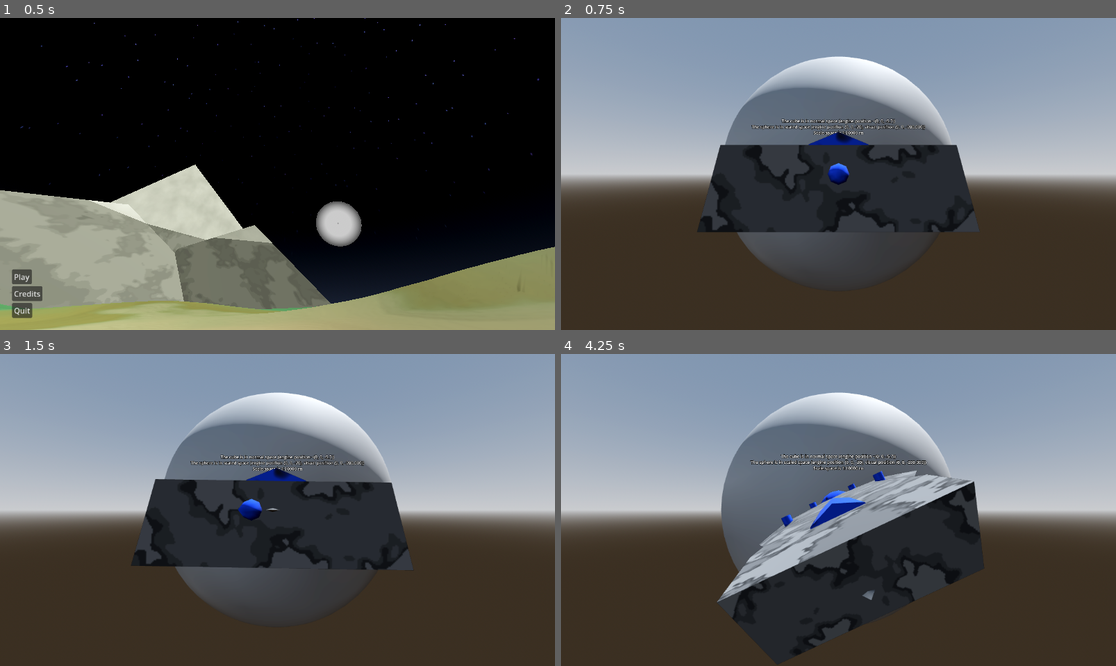
Above: before the commit, frames 1-4 (two rows, left to right).
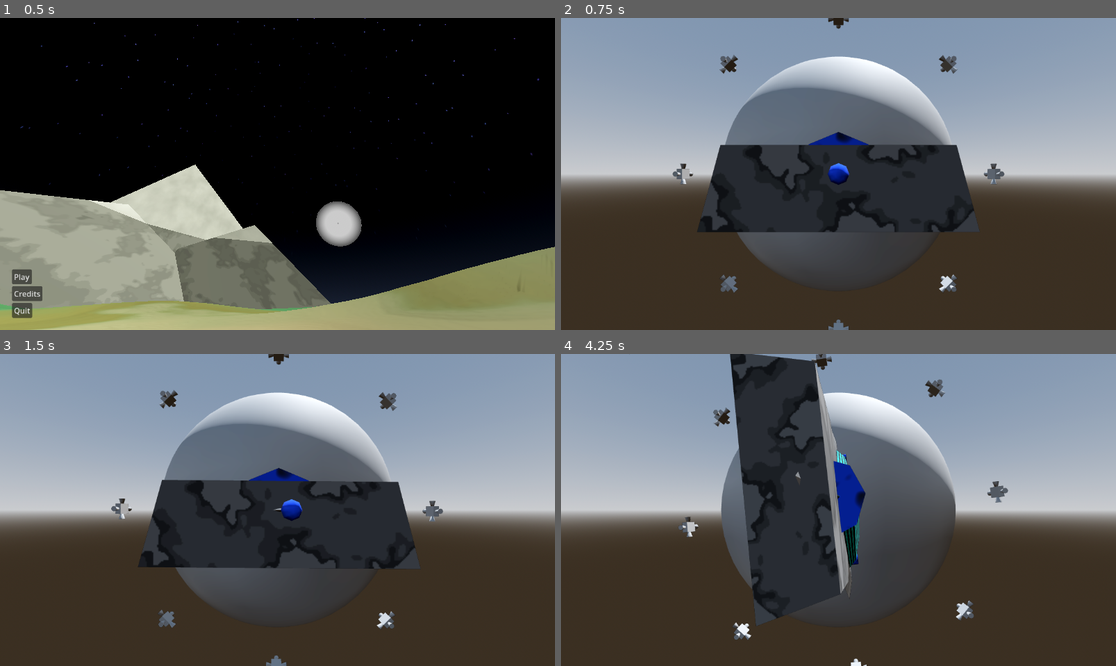
Above: after the commit, the same moments.

Repository: Ortley/black-hole-stars
Game: Godot game, scene res://scene/init.tscn
Two runs of this game, one before a commit and one after it. Both use one fixed random seed, a clock stepped at 60 frames per second and the inputs below.
Inputs (mouse positions are in pixels of both pictures, inside the frame that each line leads up to):
- Up to frame 1 (0.5 s): no input
- Up to frame 2 (0.75 s): click "Play" at 0.5 s
- Up to frame 3 (1.5 s): tap Enter at 1.25 s; move the mouse to (399, 494) at 1.27 s; hold E (roll_right) from 1.28 s (still down); tap A (test_cam_left) at 1.35 s; click (399, 494) at 1.42 s
- Up to frame 4 (4.25 s): tap D (test_cam_right) at 1.55, 2.1 s; move the mouse to (727, 525) at 2.02 s; release E (roll_right) at 2.03 s; hold Down 2.03-2.78 s; tap Ctrl (throttle_decrease) at 2.3, 2.85 s; move the mouse to (894, 441) at 2.77 s; hold E (roll_right) 2.78-3.53 s; tap Shift (throttle_increase) at 3.05, 3.6 s; move the mouse to (810, 572) at 3.52 s; hold Up from 3.53 s (still down); click (810, 572) at 3.67 s; tap A (test_cam_left) at 3.8 s

Frame 1 is identical in both runs. In frame 2, 1.4% of the frame differs, in the area x 20-80%, y 0-100%; in frame 3, 3.9%; in frame 4, 21%, in the area x 21-81%, y 0-100%.

Commit message:
Fix incorrect tracking of nested nodes

Diff:
--- /dev/null
+++ b/res/parts/rcs/orth-4-horn.tscn
@@ -0,0 +1,73 @@
+[gd_scene format=3 uid="uid://cipis777hf8e7"]
+
+[ext_resource type="Script" uid="uid://ci2c07u5enlda" path="res://script/class/rcs.gd" id="1_0keao"]
+
+[node name="Orth4Horn" type="Node3D" unique_id=1681106376]
+
+[node name="CSGBox3D" type="CSGBox3D" parent="." unique_id=287611412]
+transform = Transform3D(1, 0, 0, 0, 1, 0, 0, 0, 1, 0, 0.049999997, 0)
+layers = 2
+size = Vector3(0.2, 0.1, 0.2)
+
+[node name="Node3D" type="Node3D" parent="." unique_id=533395017]
+transform = Transform3D(-4.371139e-08, 0, -1, 0, 1, 0, 1, 0, -4.371139e-08, 0, 0, 0)
+
+[node name="CSGCylinder3D" type="CSGCylinder3D" parent="Node3D" unique_id=373864234]
+transform = Transform3D(-4.371139e-08, -1, 0, 1, -4.371139e-08, 0, 0, 0, 1, 0.1, 0.05, 0)
+layers = 2
+radius = 0.05
+height = 0.2
+cone = true
+
+[node name="Node3D2" type="Node3D" parent="." unique_id=1885840678]
+transform = Transform3D(1.3113416e-07, 0, 1, 0, 1, 0, -1, 0, 1.3113416e-07, 0, 0, 0)
+
+[node name="CSGCylinder3D" type="CSGCylinder3D" parent="Node3D2" unique_id=745823298]
+transform = Transform3D(-4.371139e-08, -1, 0, 1, -4.371139e-08, 0, 0, 0, 1, 0.1, 0.05, 0)
+layers = 2
+radius = 0.05
+height = 0.2
+cone = true
+
+[node name="Node3D3" type="Node3D" parent="." unique_id=1088494806]
+
+[node name="CSGCylinder3D" type="CSGCylinder3D" parent="Node3D3" unique_id=1782268556]
+transform = Transform3D(-4.371139e-08, -1, 0, 1, -4.371139e-08, 0, 0, 0, 1, 0.1, 0.05, 0)
+layers = 2
+radius = 0.05
+height = 0.2
+cone = true
+
+[node name="Node3D4" type="Node3D" parent="." unique_id=1838197890]
+transform = Transform3D(-1, 0, 8.742277e-08, 0, 1, 0, -8.742277e-08, 0, -1, 0, 0, 0)
+
+[node name="CSGCylinder3D" type="CSGCylinder3D" parent="Node3D4" unique_id=573132123]
+transform = Transform3D(-4.371139e-08, -1, 0, 1, -4.371139e-08, 0, 0, 0, 1, 0.1, 0.05, 0)
+layers = 2
+radius = 0.05
+height = 0.2
+cone = true
+
+[node name="RCS" type="Node3D" parent="." unique_id=246482124]
+transform = Transform3D(1, 0, 0, 0, 1, 0, 0, 0, 1, 0, 0, 0.1)
+script = ExtResource("1_0keao")
+magnitude = 90.0
+metadata/_custom_type_script = "uid://ci2c07u5enlda"
+
+[node name="RCS2" type="Node3D" parent="." unique_id=1306019628]
+transform = Transform3D(-1, 0, -8.742278e-08, 0, 1, 0, 8.742278e-08, 0, -1, 0, 0, -0.1)
+script = ExtResource("1_0keao")
+magnitude = 90.0
+metadata/_custom_type_script = "uid://ci2c07u5enlda"
+
+[node name="RCS3" type="Node3D" parent="." unique_id=1901948191]
+transform = Transform3D(-4.371139e-08, 0, 1, 0, 1, 0, -1, 0, -4.371139e-08, 0.1, 0, -4.371139e-09)
+script = ExtResource("1_0keao")
+magnitude = 90.0
+metadata/_custom_type_script = "uid://ci2c07u5enlda"
+
+[node name="RCS4" type="Node3D" parent="." unique_id=1733523004]
+transform = Transform3D(1.3113416e-07, 0, -1, 0, 1, 0, 1, 0, 1.3113416e-07, -0.1, 0, 4.371139e-09)
+script = ExtResource("1_0keao")
+magnitude = 90.0
+metadata/_custom_type_script = "uid://ci2c07u5enlda"
--- a/scene/game.tscn
+++ b/scene/game.tscn
@@ -3,7 +3,7 @@
 [ext_resource type="Script" uid="uid://bam1jhwo5dvuo" path="res://script/class/normal_space_body.gd" id="1_5kiuu"]
 [ext_resource type="Script" uid="uid://ypunvoqwx5df" path="res://script/space-manager.gd" id="1_dbls1"]
 [ext_resource type="Script" uid="uid://cpoj2n3nxhl5f" path="res://script/class/thruster.gd" id="2_33cqm"]
-[ext_resource type="Script" uid="uid://ci2c07u5enlda" path="res://script/class/rcs.gd" id="3_xwcet"]
+[ext_resource type="PackedScene" uid="uid://cipis777hf8e7" path="res://res/parts/rcs/orth-4-horn.tscn" id="3_p1ry8"]
 [ext_resource type="Script" uid="uid://dl6ohdvmjcjjs" path="res://script/controller.gd" id="5_p1ry8"]
 
 [sub_resource type="ProceduralSkyMaterial" id="ProceduralSkyMaterial_n4st5"]
@@ -104,7 +104,7 @@
 [node name="Normal" type="Node3D" parent="World" unique_id=1530911982]
 
 [node name="CSGBox3D" type="RigidBody3D" parent="World/Normal" unique_id=950559973]
-transform = Transform3D(0.9437029, 0, -0.3307944, 0, 1, 0, 0.3307944, 0, 0.9437029, 0, 0, -5.749104)
+transform = Transform3D(1, 0, 0, 0, 1, 0, 0, 0, 1, 0, 0, -5.749104)
 script = ExtResource("1_5kiuu")
 metadata/_custom_type_script = "uid://bam1jhwo5dvuo"
 
@@ -159,6 +159,7 @@
 cone = true
 
 [node name="Smartmobile" type="RigidBody3D" parent="World/Normal" unique_id=1007455145]
+mass = 1000.0
 center_of_mass_mode = 1
 script = ExtResource("1_5kiuu")
 metadata/_custom_type_script = "uid://bam1jhwo5dvuo"
@@ -262,103 +263,32 @@
 magnitude = 300.0
 metadata/_custom_type_script = "uid://cpoj2n3nxhl5f"
 
-[node name="RCS" type="Node3D" parent="World/Normal/Smartmobile" unique_id=1718439822]
-transform = Transform3D(1, 0, 0, 0, -4.371139e-08, 1, 0, -1, -4.371139e-08, -2, 0, 0)
-script = ExtResource("3_xwcet")
-magnitude = 1.0
-metadata/_custom_type_script = "uid://ci2c07u5enlda"
-
-[node name="RCS2" type="Node3D" parent="World/Normal/Smartmobile" unique_id=1313385543]
-transform = Transform3D(1, 0, 0, 0, 1.3113416e-07, -1, 0, 1, 1.3113416e-07, -2, 0, 0)
-script = ExtResource("3_xwcet")
-magnitude = 1.0
-metadata/_custom_type_script = "uid://ci2c07u5enlda"
-
-[node name="RCS3" type="Node3D" parent="World/Normal/Smartmobile" unique_id=181134196]
-transform = Transform3D(1, 0, 0, 0, -4.371139e-08, 1, 0, -1, -4.371139e-08, 2, 0, 0)
-script = ExtResource("3_xwcet")
-magnitude = 1.0
-metadata/_custom_type_script = "uid://ci2c07u5enlda"
-
-[node name="RCS4" type="Node3D" parent="World/Normal/Smartmobile" unique_id=654768078]
-transform = Transform3D(1, 0, 0, 0, 1.3113416e-07, -1, 0, 1, 1.3113416e-07, 2, 0, 0)
-script = ExtResource("3_xwcet")
-magnitude = 1.0
-metadata/_custom_type_script = "uid://ci2c07u5enlda"
-
-[node name="RCS13" type="Node3D" parent="World/Normal/Smartmobile" unique_id=1201416057]
-transform = Transform3D(1, 0, 0, 0, -1, -8.742278e-08, 0, 8.742278e-08, -1, -2, 0, 0)
-script = ExtResource("3_xwcet")
-magnitude = 1.0
-metadata/_custom_type_script = "uid://ci2c07u5enlda"
-
-[node name="RCS14" type="Node3D" parent="World/Normal/Smartmobile" unique_id=1211743211]
-transform = Transform3D(1, 0, 0, 0, 1, 1.7484555e-07, 0, -1.7484555e-07, 1, -2, 0, 0)
-script = ExtResource("3_xwcet")
-magnitude = 1.0
-metadata/_custom_type_script = "uid://ci2c07u5enlda"
-
-[node name="RCS15" type="Node3D" parent="World/Normal/Smartmobile" unique_id=1544035215]
-transform = Transform3D(1, 0, 0, 0, -1, -8.742278e-08, 0, 8.742278e-08, -1, 2, 0, 0)
-script = ExtResource("3_xwcet")
-magnitude = 1.0
-metadata/_custom_type_script = "uid://ci2c07u5enlda"
-
-[node name="RCS16" type="Node3D" parent="World/Normal/Smartmobile" unique_id=499493087]
-transform = Transform3D(1, 0, 0, 0, 1, 1.7484555e-07, 0, -1.7484555e-07, 1, 2, 0, 0)
-script = ExtResource("3_xwcet")
-magnitude = 1.0
-metadata/_custom_type_script = "uid://ci2c07u5enlda"
-
-[node name="RCS5" type="Node3D" parent="World/Normal/Smartmobile" unique_id=554539875]
-transform = Transform3D(-4.371139e-08, -1, -4.371139e-08, 0, -4.371139e-08, 1, -1, 4.371139e-08, 1.9106855e-15, 8.742278e-08, 0, 2)
-script = ExtResource("3_xwcet")
-magnitude = 1.0
-metadata/_custom_type_script = "uid://ci2c07u5enlda"
-
-[node name="RCS6" type="Node3D" parent="World/Normal/Smartmobile" unique_id=2070482232]
-transform = Transform3D(-4.371139e-08, 1, 1.3113416e-07, 0, 1.3113416e-07, -1, -1, -4.371139e-08, -5.732056e-15, 8.742278e-08, 0, 2)
-script = ExtResource("3_xwcet")
-magnitude = 1.0
-metadata/_custom_type_script = "uid://ci2c07u5enlda"
-
-[node name="RCS7" type="Node3D" parent="World/Normal/Smartmobile" unique_id=308503360]
-transform = Transform3D(-4.371139e-08, -1, -4.371139e-08, 0, -4.371139e-08, 1, -1, 4.371139e-08, 1.9106855e-15, -8.742278e-08, 0, -2)
-script = ExtResource("3_xwcet")
-magnitude = 1.0
-metadata/_custom_type_script = "uid://ci2c07u5enlda"
-
-[node name="RCS8" type="Node3D" parent="World/Normal/Smartmobile" unique_id=1816090149]
-transform = Transform3D(-4.371139e-08, 1, 1.3113416e-07, 0, 1.3113416e-07, -1, -1, -4.371139e-08, -5.732056e-15, -8.742278e-08, 0, -2)
-script = ExtResource("3_xwcet")
-magnitude = 1.0
-metadata/_custom_type_script = "uid://ci2c07u5enlda"
-
-[node name="RCS9" type="Node3D" parent="World/Normal/Smartmobile" unique_id=789124243]
-transform = Transform3D(1.9106857e-15, 8.742278e-08, -1, -4.371139e-08, -1, -8.742278e-08, -1, 4.371139e-08, 1.9106855e-15, -3.821371e-15, 8.742278e-08, 2)
-script = ExtResource("3_xwcet")
-magnitude = 1.0
-metadata/_custom_type_script = "uid://ci2c07u5enlda"
-
-[node name="RCS10" type="Node3D" parent="World/Normal/Smartmobile" unique_id=845864899]
-transform = Transform3D(1.910687e-15, -1.7484555e-07, 1, -4.371139e-08, 1, 1.7484555e-07, -1, -4.371139e-08, -5.732056e-15, -3.821371e-15, 8.742278e-08, 2)
-script = ExtResource("3_xwcet")
-magnitude = 1.0
-metadata/_custom_type_script = "uid://ci2c07u5enlda"
-
-[node name="RCS11" type="Node3D" parent="World/Normal/Smartmobile" unique_id=1934531956]
-transform = Transform3D(1.9106857e-15, 8.742278e-08, -1, -4.371139e-08, -1, -8.742278e-08, -1, 4.371139e-08, 1.9106855e-15, 3.821371e-15, -8.742278e-08, -2)
-script = ExtResource("3_xwcet")
-magnitude = 1.0
-metadata/_custom_type_script = "uid://ci2c07u5enlda"
-
-[node name="RCS12" type="Node3D" parent="World/Normal/Smartmobile" unique_id=72622623]
-transform = Transform3D(1.910687e-15, -1.7484555e-07, 1, -4.371139e-08, 1, 1.7484555e-07, -1, -4.371139e-08, -5.732056e-15, 3.821371e-15, -8.742278e-08, -2)
-script = ExtResource("3_xwcet")
-magnitude = 1.0
-metadata/_custom_type_script = "uid://ci2c07u5enlda"
+[node name="Orth4Horn" parent="World/Normal/Smartmobile" unique_id=1681106376 instance=ExtResource("3_p1ry8")]
+transform = Transform3D(-4.371139e-08, -1, 0, 1, -4.371139e-08, 0, 0, 0, 1, -3, 0, 0)
+
+[node name="Orth4Horn2" parent="World/Normal/Smartmobile" unique_id=1424840656 instance=ExtResource("3_p1ry8")]
+transform = Transform3D(-4.371139e-08, 1, 0, -1, -4.371139e-08, 0, 0, 0, 1, 3, 0, 0)
+
+[node name="Orth4Horn3" parent="World/Normal/Smartmobile" unique_id=262700531 instance=ExtResource("3_p1ry8")]
+transform = Transform3D(-1, 8.742278e-08, 0, -8.742278e-08, -1, 0, 0, 0, 1, 1.3113416e-07, -3, 0)
+
+[node name="Orth4Horn4" parent="World/Normal/Smartmobile" unique_id=1792854632 instance=ExtResource("3_p1ry8")]
+transform = Transform3D(1, 0, 0, 0, 1, 0, 0, 0, 1, -1.3113416e-07, 3, 0)
+
+[node name="Orth4Horn5" parent="World/Normal/Smartmobile" unique_id=1808399527 instance=ExtResource("3_p1ry8")]
+transform = Transform3D(-0.7071068, -0.7071067, 0, 0.7071067, -0.7071068, 0, 0, 0, 1, -2.1213202, -2.1213202, 0)
+
+[node name="Orth4Horn6" parent="World/Normal/Smartmobile" unique_id=1051344652 instance=ExtResource("3_p1ry8")]
+transform = Transform3D(0.7071067, 0.7071068, 0, -0.7071068, 0.7071067, 0, 0, 0, 1, 2.1213202, 2.1213202, 0)
+
+[node name="Orth4Horn7" parent="World/Normal/Smartmobile" unique_id=1341858090 instance=ExtResource("3_p1ry8")]
+transform = Transform3D(-0.7071067, 0.7071068, 0, -0.7071068, -0.7071067, 0, 0, 0, 1, 2.1213202, -2.1213202, 0)
+
+[node name="Orth4Horn8" parent="World/Normal/Smartmobile" unique_id=1000372106 instance=ExtResource("3_p1ry8")]
+transform = Transform3D(0.70710677, -0.70710677, 0, 0.70710677, 0.70710677, 0, 0, 0, 1, -2.1213202, 2.1213202, 0)
 
 [node name="Sign" type="RigidBody3D" parent="World/Normal" unique_id=1846517978]
+visible = false
 script = ExtResource("1_5kiuu")
 metadata/_custom_type_script = "uid://bam1jhwo5dvuo"
 
--- a/script/class/normal_space_body.gd
+++ b/script/class/normal_space_body.gd
@@ -9,7 +9,7 @@
 func _ready() -> void:
 	can_sleep = false
 	add_to_group("space_bodies")
-	for child in get_children(true):
+	for child in find_children("*", "", true, true):
 		if child is Thruster:
 			thrusters.append(child)
 		elif child is RCS:
@@ -27,6 +27,6 @@
 	for thruster in thrusters:
 		apply_force(thruster.magnitude * thruster.global_basis.z * thruster.throttle, thruster.global_position - global_position)
 	for rc in rcs:
-		apply_force(rc.magnitude * rc.global_basis.z * rc.throttle, rc.global_position - global_position)
-		#if rc.active == true:
-		#	apply_force(rc.magnitude * rc.global_basis.z, rc.global_position - global_position)
+		print(rc.throttle)
+		#apply_force(rc.magnitude * rc.global_basis.z * rc.throttle, rc.global_position - global_position)
+		apply_force(rc.magnitude * rc.global_basis.z * int(rc.active), rc.global_position - global_position)
--- a/script/controller.gd
+++ b/script/controller.gd
@@ -19,18 +19,18 @@
 	build_matrix()
 
 func _physics_process(delta: float) -> void:
-	intent_yaw = Input.get_axis("test_cam_left", "test_cam_right")
+	intent_yaw = Input.get_axis("test_cam_right", "test_cam_left")
 	intent_roll = -Input.get_axis("roll_left", "roll_right")
 	intent_pitch = Input.get_axis("test_cam_forward", "test_cam_backward")
 
-	intent_z = Input.get_axis("throttle_decrease", "throttle_increase")
+	intent_z = Input.get_axis("throttle_increase", "throttle_decrease")
 
-	var target_col = PackedFloat64Array([0.0, 0.0, intent_z, intent_pitch, intent_yaw, intent_roll])
-	var result = solve_nnls(rcs_matrix, target_col)
+	var target_col := PackedFloat64Array([0.0, 0.0, intent_z, intent_pitch, intent_yaw, intent_roll])
+	var result: Array = solve_nnls(rcs_matrix, target_col)
 	for i in n:
-		target.rcs[i].throttle = result[i]
+		target.rcs[i].active = result[i] > 0
 
-func solve_nnls(A: Array[PackedFloat64Array], target_col: PackedFloat64Array, tolerance: float = 1e-5):
+func solve_nnls(A: Array[PackedFloat64Array], target_col: PackedFloat64Array, tolerance: float = 1e-5) -> PackedFloat64Array:
 	# P = null set
 	# R = {1 ... n} (everything active)
 	var passive: Array[bool] = [] # bool mask over rcs
@@ -173,8 +173,9 @@
 	activation = PackedFloat64Array()
 
 	for rcs in target.rcs:
-		var force := rcs.basis.z * rcs.magnitude
-		var torque := rcs.position.cross(force)
+		var force := (target.global_basis.inverse() * rcs.global_basis).z * rcs.magnitude
+
+		var torque := (rcs.global_position - target.global_position).cross(force)
 
 		var row = PackedFloat64Array([
 			force.x, force.y, force.z,
@@ -183,6 +184,7 @@
 
 		rcs_matrix.append(row)
 
+
 	n = rcs_matrix.size()
 	activation.resize(n)
 	activation.fill(0.0)
